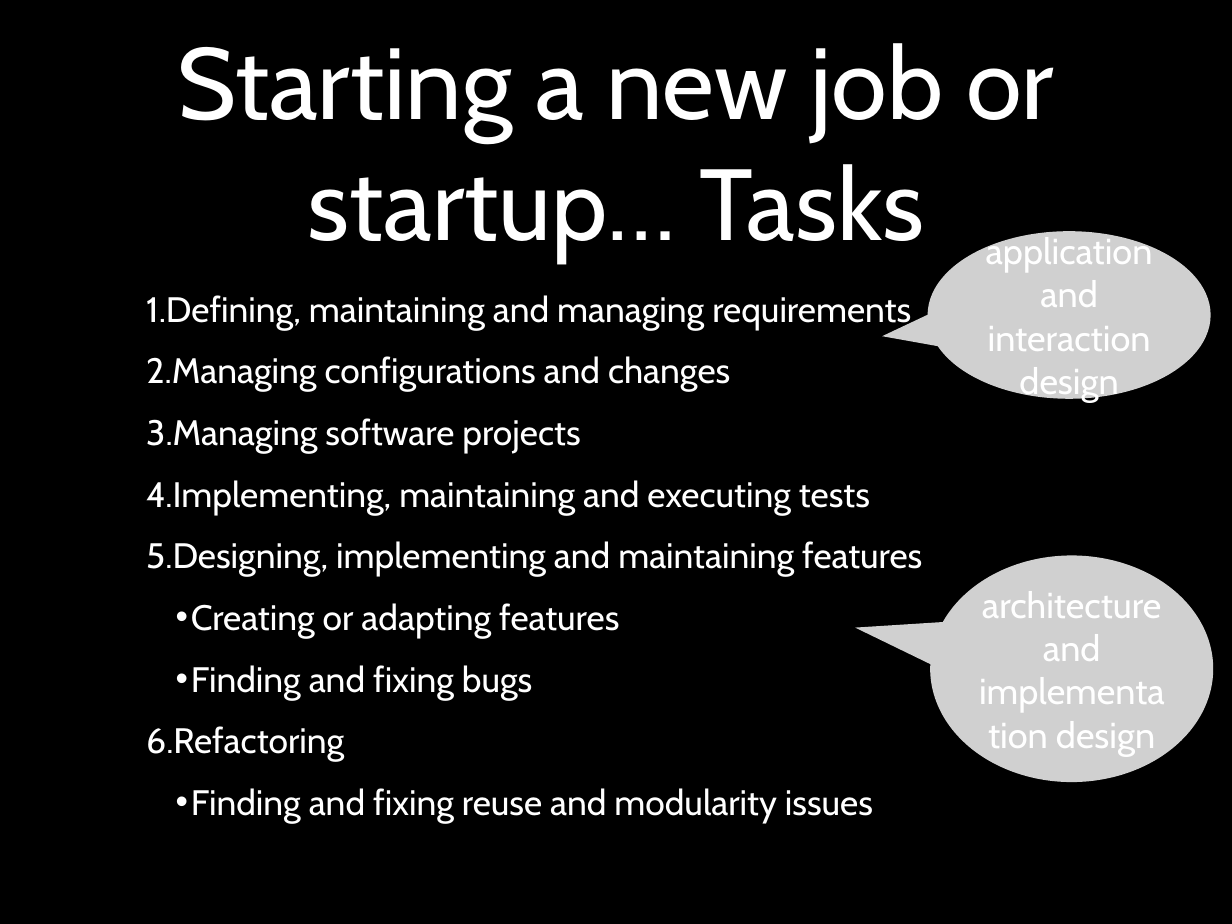
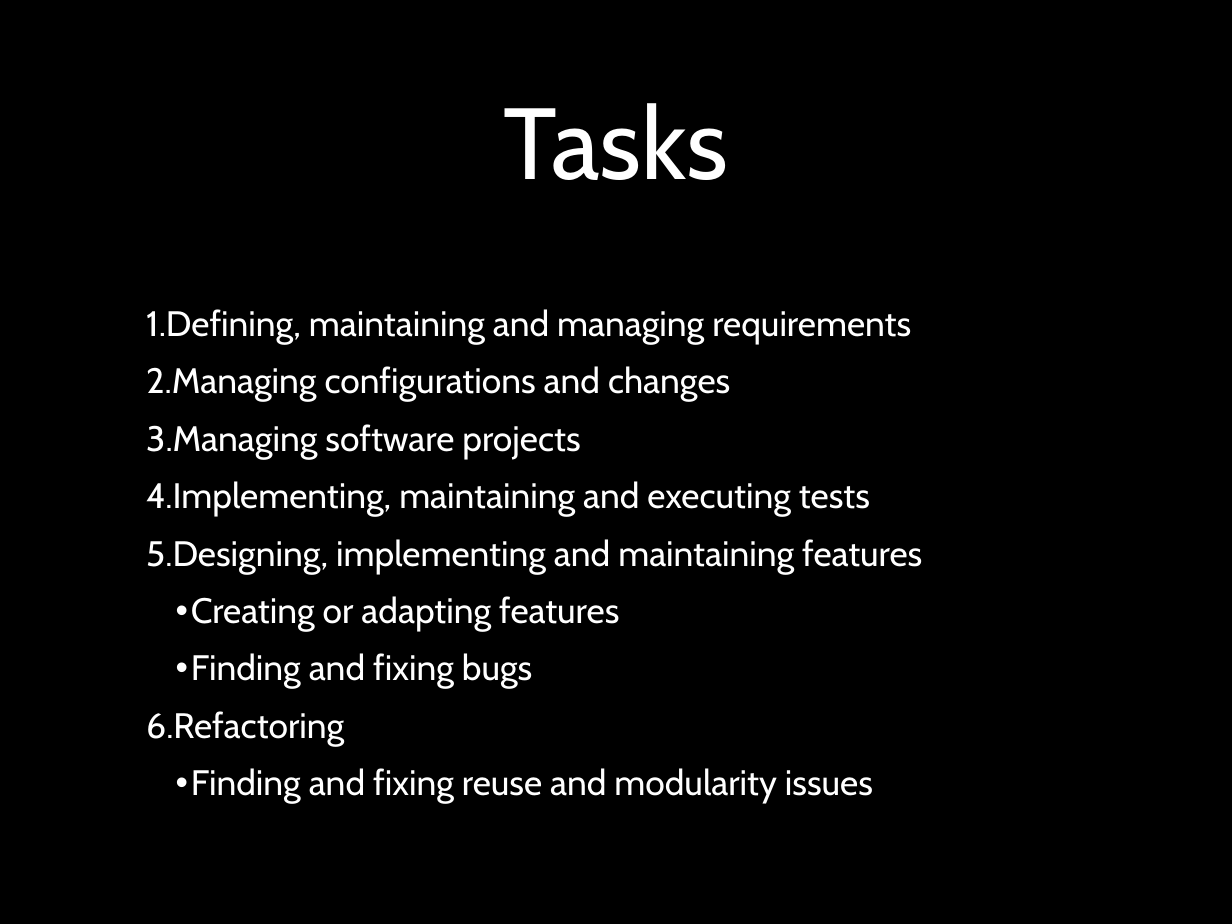
Before and after one commit to pauloborba/software-engineering-courses, a slide deck: slide 3 of Aulas/ApresentacaoEIntroducaoAESSGraduacao/CourseOverview.pptx (slide 4 before the commit). Drawn at 1232x924 pixels with LibreOffice and Linux fonts; fonts in the diff are those of the drawing; grey boxes stand for pictures. Boxes give left, top, right and bottom in pixels: in the first picture for what was removed or moved away, otherwise in the second. Text is boxed around its words. In the diff, an @@ line names an element or a change of style, - is before the commit and + after.

```diff
--- a/Aulas/ApresentacaoEIntroducaoAESSGraduacao/CourseOverview.pptx
+++ b/Aulas/ApresentacaoEIntroducaoAESSGraduacao/CourseOverview.pptx
@@ title at (503, 103, 728, 180): text changed @@
-Starting a new job or startup… Tasks
+Tasks
@@ picture removed at (928, 231, 1211, 399) @@
-application and interaction design
@@ text "Defining, maintaining and managing requirements" at (146, 309, 922, 804): line spacing 1 to 0.9 @@
@@ picture removed at (930, 555, 1214, 782) @@
-architecture and implementation design
```
Also in this commit, not shown: 14 other slides changed, 1 slide added, 22 slides removed, 1 other file.
